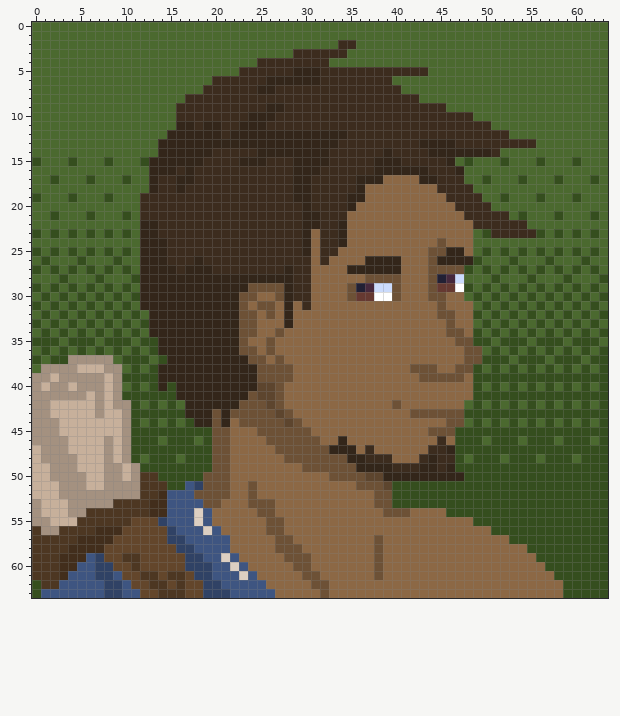
Pixel-art sprite, stored at UI Folder/CC_Button_RaceHuman.png. Above: the version before the commit.
The file is 64x64 pixels.
Once edited:
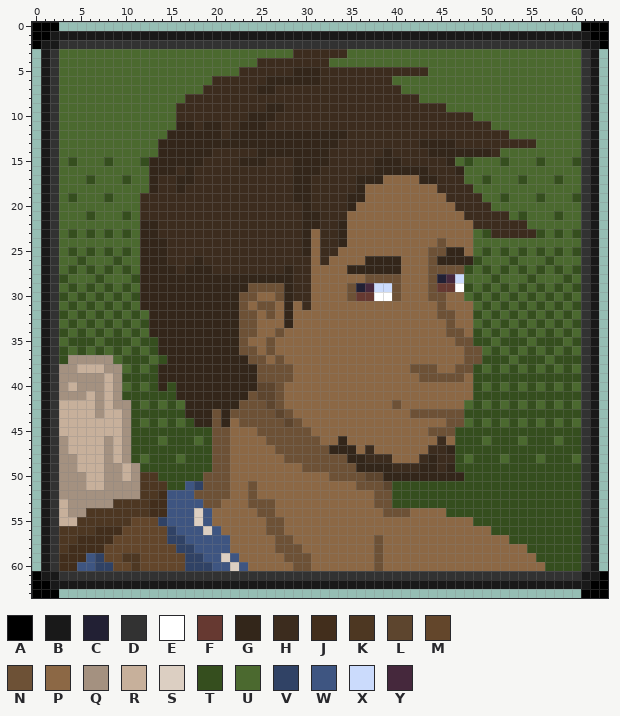
Palette (. is transparent): A #000000  B #191919  C #222034  D #323232  E #ffffff  F #663931  G #33261a  H #3c2c1e  J #422e1c  K #4d3722  L #5d452e  M #63462b  N #6d5136  P #8c6845  Q #a49180  R #c7b09b  S #dccfc2  T #354e1e  U #4b692f  V #304265  W #3e5581  X #cbdbfc  Y #45283c
Difference:
y 0: x 0..63 UUUUUUUUUUUUUUUUUUUUUUUUUUUUUUUUUUUUUUUUUUUUUUUUUUUUUUUUUUUUUUUU -> AAA..........................................................AAA
y 1: x 0..63 UUUUUUUUUUUUUUUUUUUUUUUUUUUUUUUUUUUUUUUUUUUUUUUUUUUUUUUUUUUUUUUU -> AABBBBBBBBBBBBBBBBBBBBBBBBBBBBBBBBBBBBBBBBBBBBBBBBBBBBBBBBBBBBAA
y 2: x 0..63 UUUUUUUUUUUUUUUUUUUUUUUUUUUUUUUUUUHHUUUUUUUUUUUUUUUUUUUUUUUUUUUU -> ABBDDDDDDDDDDDDDDDDDDDDDDDDDDDDDDDDDDDDDDDDDDDDDDDDDDDDDDDDDDBBA
y 3..14: x 0..2 UUU -> .BD; x 61..63 UUU -> DB.
y 15: x 0..2 TUU -> .BD; x 61..63 UUU -> DB.
y 16: x 0..2 UUU -> .BD; x 61..63 UUU -> DB.
y 17: x 0..2 UUT -> .BD; x 61..63 UTU -> DB.
y 18: x 0..2 UUU -> .BD; x 61..63 UUU -> DB.
y 19: x 0..2 TUU -> .BD; x 61..63 UUU -> DB.
y 20: x 0..2 UUU -> .BD; x 61..63 UUU -> DB.
y 21: x 0..2 UUT -> .BD; x 61..63 UTU -> DB.
y 22: x 0..2 UUU -> .BD; x 61..63 UUU -> DB.
y 23: x 0..2 TUT -> .BD; x 61..63 UTU -> DB.
y 24: x 0..2 UUU -> .BD; x 61..63 UUU -> DB.
y 25: x 0..2 TUT -> .BD; x 61..63 UTU -> DB.
y 26: x 0..2 UTU -> .BD; x 61..63 TUU -> DB.
y 27: x 0..2 TUT -> .BD; x 61..63 UTU -> DB.
y 28: x 0..2 UUU -> .BD; x 61..63 UUT -> DB.
y 29: x 0..2 TUT -> .BD; x 61..63 UTU -> DB.
y 30: x 0..2 UTU -> .BD; x 61..63 TUT -> DB.
y 31: x 0..2 TUT -> .BD; x 61..63 UTU -> DB.
y 32: x 0..2 UTU -> .BD; x 61..63 TUT -> DB.
y 33: x 0..2 TUT -> .BD; x 61..63 UTU -> DB.
y 34: x 0..2 UTU -> .BD; x 61..63 TUT -> DB.
y 35: x 0..2 TTT -> .BD; x 61..63 TTU -> DB.
y 36: x 0..2 UTU -> .BD; x 61..63 TUT -> DB.
y 37: x 0..2 TUT -> .BD; x 61..63 UTT -> DB.
y 38: x 0..2 UQQ -> .BD; x 61..63 TUT -> DB.
y 39: x 0..2 QQR -> .BD; x 61..63 TTT -> DB.
y 40: x 0..2 QRQ -> .BD; x 61..63 TUT -> DB.
y 41: x 0..2 QQQ -> .BD; x 61..63 TTT -> DB.
y 42: x 0..2 QQR -> .BD; x 61..63 TUT -> DB.
y 43: x 0..2 QQR -> .BD; x 61..63 TTT -> DB.
y 44: x 0..2 QQQ -> .BD; x 61..63 TUT -> DB.
y 45: x 0..2 QQQ -> .BD; x 61..63 TTT -> DB.
y 46: x 0..2 QQQ -> .BD; x 61..63 TUT -> DB.
y 47..48: x 0..2 RQQ -> .BD; x 61..63 TTT -> DB.
y 49..50: x 0..2 RRQ -> .BD; x 61..63 TTT -> DB.
y 51..52: x 0..2 RRR -> .BD; x 61..63 TTT -> DB.
y 53..54: x 0..2 QRR -> .BD; x 61..63 TTT -> DB.
y 55: x 0..2 QQR -> .BD; x 61..63 TTT -> DB.
y 56: x 0..2 KQQ -> .BD; x 61..63 TTT -> DB.
y 57..60: x 0..2 KKK -> .BD; x 61..63 TTT -> DB.
y 61: x 0..63 KKKJWWWVVWMMKKMKKMVVWWWSWPPPPPNNPPPPPPNPPPPPPPPPPPPPPPPPPPTTTTTT -> ABBDDDDDDDDDDDDDDDDDDDDDDDDDDDDDDDDDDDDDDDDDDDDDDDDDDDDDDDDDDBBA
y 62: x 0..63 TKKWWWWWVVWMMKKMKMMVVWWWWWPPPPPNNPPPPPPPPPPPPPPPPPPPPPPPPPPTTTTT -> AABBBBBBBBBBBBBBBBBBBBBBBBBBBBBBBBBBBBBBBBBBBBBBBBBBBBBBBBBBBBAA
y 63: x 0..63 TWWWWWWWVVWWMMKKKMMVVVWWWWWPPPPPNPPPPPPPPPPPPPPPPPPPPPPPPPPTTTTT -> AAA..........................................................AAA
Pixel boxes of the changes (left, top, right, bottom) in both pictures:
changed: (32, 22, 608, 598)
